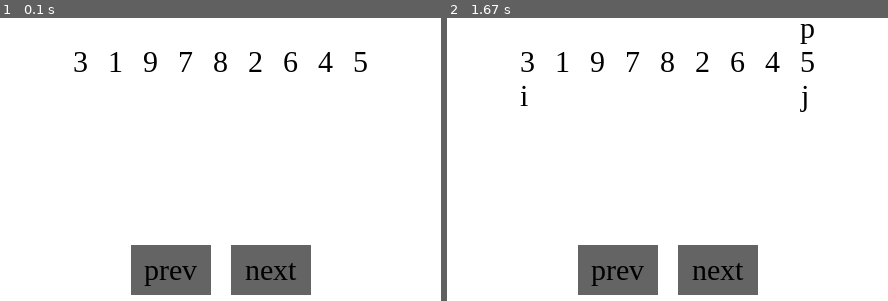
Above: before the commit, frames 1-2 (left to right).
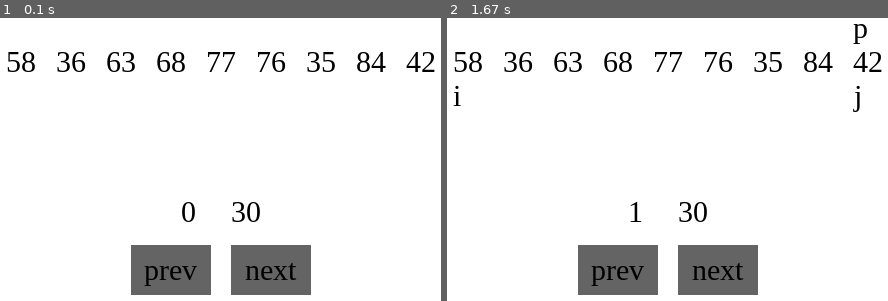
Above: after the commit, the same moments.

Repository: artialpha/Presenting-sorting
Game: pygame game, started from main.py
Same seed, same stepped clock (60 frames per second), same inputs: the game is played once before the commit and once after it.
Inputs:
- Up to frame 1 (0.1 s): no input
- Up to frame 2 (1.67 s): click "next" at 0.38 s

The runs differ from the first frame. In frame 1, 2.6% of the frame differs, in the area x 1-99%, y 12-73%; in frame 2, 2.9%, in the area x 1-99%, y 2-73%.

Commit message:
I display a counter of the steps and a maximum number of the steps

Diff:
--- a/Window/ListToDraw.py
+++ b/Window/AlgsDraw/ListDraw.py
@@ -1,19 +1,13 @@
 import math
-import time
-
 from Window.DrawObject import DrawObject
-from Window.Algs.QuickSortStepContainer import QuickSortStepContainer
-import copy
 
 
-class ListToDraw(DrawObject):
+class ListDraw(DrawObject):
+
     def __init__(self, lst, window, x, y):
         super().__init__(x=x, y=y, window=window)
         self.lst = lst
         self.list_display = None
-
-        self.quick_sort_data = QuickSortStepContainer(copy.copy(lst))
-        self.quick_sort_data.prepare_steps()
         self.step_counter = 0
 
         number_of_digits = int(math.log10(max(lst)))+1
@@ -24,7 +18,6 @@
         # print(self.size_of_number, 'self.size_of_number')
         self.space_for_number = self.size_of_number + self.padding
         # print(self.space_for_number, 'self.space_for_number')
-        self.cords = [100, 50]
         self.prepare_list_display()
         print(self.list_display)
 
--- /dev/null
+++ b/Window/AlgsDraw/QuickListDraw.py
@@ -0,0 +1,109 @@
+import math
+from Window.DrawObject import DrawObject
+from Window.Algs.QuickSortStepContainer import QuickSortStepContainer
+from Window.Text import Text
+from Window.AlgsDraw.ListDraw import ListDraw
+import copy
+
+
+class QuickListDraw(ListDraw):
+    def __init__(self, lst, window, x, y):
+        super().__init__(lst=lst, x=x, y=y, window=window)
+
+        self.quick_sort_data = QuickSortStepContainer(copy.copy(lst))
+        self.quick_sort_data.prepare_steps()
+        self.left_index = None
+        self.right_index = None
+        self.pivot_index = None
+
+    def draw(self):
+        super(QuickListDraw, self).draw()
+        if self.left_index:
+            self.left_index.draw()
+            self.right_index.draw()
+            self.pivot_index.draw()
+
+    def button_clicked(self, prev=False):
+        qs_data = self.quick_sort_data
+        if 0 <= self.step_counter <= len(qs_data.steps):
+            if prev:
+                self.step_counter -= 1
+                qs_data.step_back(self.step_counter)
+            step = qs_data[self.step_counter]
+            method = step[0]
+            arguments = step[1]
+            # make this step in a container
+            if not prev:
+                method(self.step_counter)
+
+            if arguments[0] == 'left':
+                self.move_index(self.left_index, prev)
+            elif arguments[0] == 'right':
+                self.move_index(self.right_index, prev)
+            elif arguments[0] == 'left-right' or arguments[0] == 'right-pivot':
+                self.swap_values()
+            else:
+                if self.left_index:
+                    self.draw_indexes(self.left_index, self.right_index, self.pivot_index, prev)
+                else:
+                    self.left_index, self.right_index, self.pivot_index = self.draw_indexes(prev)
+                    print(self.left_index, self.right_index, self.pivot_index)
+            if not prev:
+                self.step_counter += 1
+
+    def move_index(self, index_to_move, prev=False):
+        digit_x_size = self.size_of_number
+        padding = self.padding
+
+        steps = self.quick_sort_data
+        arguments = steps[self.step_counter][1]
+        index, movement = arguments
+
+        movement = -movement if prev else movement
+
+        index_to_move.x += (digit_x_size+padding) * movement
+
+    def swap_values(self):
+        step = self.quick_sort_data[self.step_counter]
+        left_index = self.quick_sort_data.left_index
+        right_index = self.quick_sort_data.right_index
+        pivot_index = self.quick_sort_data.pivot_index
+
+        lst = self.list_display
+
+        if step[1][0] == 'left-right':
+            lst[left_index][0], lst[right_index][0] = lst[right_index][0], lst[left_index][0]
+        else:
+            lst[pivot_index][0], lst[right_index][0] = lst[right_index][0], lst[pivot_index][0]
+
+    def draw_indexes(self,  left_index=None, right_index=None, pivot_index=None, prev=False):
+        digit_y_size = self.size_of_digit_y
+
+        step = self.quick_sort_data[self.step_counter]
+
+        print(step[1][0], 'next')
+        print(step[1][1], 'prev')
+        # indexes
+        if prev:
+            left, right, pivot = step[1][1]
+        else:
+            left, right, pivot = step[1][0]
+
+        # take tuple which consists of information value + position
+        left_number = self[left]
+        right_number = self[right]
+        pivot_number = self[pivot]
+
+        left_x, left_y = left_number[1]
+        right_x, right_y = right_number[1]
+        pivot_x, pivot_y = pivot_number[1]
+
+        if left_index:
+            left_index.x, left_index.y = left_x, left_y + digit_y_size
+            right_index.x, right_index.y = right_x, right_y + digit_y_size
+            pivot_index.x, pivot_index.y = pivot_x, pivot_y - digit_y_size
+        else:
+            left_index = Text(self.window, left_x, left_y + digit_y_size, 'i')
+            right_index = Text(self.window, right_x, right_y + digit_y_size, 'j')
+            pivot_index = Text(self.window, pivot_x, pivot_y - digit_y_size, 'p')
+            return left_index, right_index, pivot_index
--- a/Window/Button.py
+++ b/Window/Button.py
@@ -4,7 +4,7 @@
 
 class Button(DrawObject):
 
-    def __init__(self, width, height, x, y, text, window):
+    def __init__(self, window, x, y, width, height, text):
         super().__init__(window, x, y, width, height)
         self.text = self.FONT.render(str(text), True, self.BLACK)
         self.window = window
--- a/Window/Draw.py
+++ b/Window/Draw.py
@@ -1,9 +1,8 @@
 import pygame
 import random
-from Window.ListToDraw import ListToDraw
+from Window.AlgsDraw.QuickListDraw import QuickListDraw
 from Window.Button import Button
-from Window.Letter import Letter
-from Window.Edge import Edge
+from Window.Text import Text
 
 
 class Draw:
@@ -20,24 +19,33 @@
         self.draw_window()
 
         # list of random numbers
-        #lst = random.sample(range(10, 100), 9)
-        lst = [3, 1, 9, 7, 8, 2, 6, 4, 5]
+        lst = random.sample(range(10, 100), 9)
+        # lst = [3, 1, 9, 7, 8, 2, 6, 4, 5]
         print(lst)
-        self.list_draw = ListToDraw(lst, self.window, self.width / 2, self.height / 4)
+        self.list_draw = QuickListDraw(lst, self.window, self.width / 2, self.height / 4)
         self.elements.append(self.list_draw)
 
         # Buttons
-        self.padding_button = 10
-        self.button_next = Button(width=80, height=50, x=self.width/2 + self.padding_button, y=self.height*(3/4),
-                                  text="next", window=self.window)
-        self.button_prev = Button(width=80, height=50, x=self.width/2-80 - self.padding_button, y=self.height*(3/4),
-                                  text="prev", window=self.window)
+        width = 80
+        height = 50
+        x = self.width/2
+        y = self.height*(3/4)
+        padding = 10
+        self.button_prev = Button(self.window, x-width-padding, y, width, height, "prev")
+        self.button_next = Button(self.window, x+padding, y, width, height, "next")
         self.elements.append(self.button_next)
         self.elements.append(self.button_prev)
 
-        self.left_index = None
-        self.right_index = None
-        self.pivot_index = None
+        # Counter of steps
+        x = (self.width/2)
+        y = self.height*(3/4)-50
+        padding = 10
+        self.max_steps = Text(self.window, x + padding, y, str(len(self.list_draw.quick_sort_data.steps)))
+        max_steps_width = self.max_steps.text.get_size()[0]
+        self.current_number = Text(self.window, x - max_steps_width - padding, y, '0')
+
+        self.elements.append(self.current_number)
+        self.elements.append(self.max_steps)
 
     def draw_window(self):
         self.window = pygame.display.set_mode((self.width, self.height))
@@ -47,90 +55,10 @@
         for x in self.elements:
             x.draw()
 
-    def button_clicked(self, prev=False):
-        qs_data = self.list_draw.quick_sort_data
-        if 0 <= self.list_draw.step_counter <= len(qs_data.steps):
-            if prev:
-                self.list_draw.step_counter -= 1
-                qs_data.step_back(self.list_draw.step_counter)
-            step = qs_data[self.list_draw.step_counter]
-            method = step[0]
-            arguments = step[1]
-            # make this step in a container
-            if not prev:
-                method(self.list_draw.step_counter)
+    def click(self, prev=False):
+        self.list_draw.button_clicked(prev)
+        self.current_number.text = self.list_draw.step_counter
 
-            if arguments[0] == 'left' or arguments[0] == 'right':
-                self.move_index(prev)
-            elif arguments[0] == 'left-right' or arguments[0] == 'right-pivot':
-                self.swap_values()
-            else:
-                self.draw_indexes(prev)
-
-            if not prev:
-                self.list_draw.step_counter += 1
-
-    def move_index(self, prev=False):
-        digit_x_size = self.list_draw.size_of_number
-        padding = self.list_draw.padding
-
-        steps = self.list_draw.quick_sort_data
-        arguments = steps[self.list_draw.step_counter][1]
-        index, movement = arguments
-
-        movement = -movement if prev else movement
-
-        if index == 'left':
-            self.left_index.x += (digit_x_size+padding) * movement
-        else:
-            self.right_index.x += (digit_x_size+padding) * movement
-
-    def swap_values(self):
-        step = self.list_draw.quick_sort_data[self.list_draw.step_counter]
-        left_index = self.list_draw.quick_sort_data.left_index
-        right_index = self.list_draw.quick_sort_data.right_index
-        pivot_index = self.list_draw.quick_sort_data.pivot_index
-
-        lst = self.list_draw.list_display
-
-        if step[1][0] == 'left-right':
-            lst[left_index][0], lst[right_index][0] = lst[right_index][0], lst[left_index][0]
-        else:
-            lst[pivot_index][0], lst[right_index][0] = lst[right_index][0], lst[pivot_index][0]
-
-    def draw_indexes(self, prev=False):
-        digit_y_size = self.list_draw.size_of_digit_y
-
-        step = self.list_draw.quick_sort_data[self.list_draw.step_counter]
-
-        print(step[1][0], 'next')
-        print(step[1][1], 'prev')
-        # indexes
-        if prev:
-            left, right, pivot = step[1][1]
-        else:
-            left, right, pivot = step[1][0]
-
-        # take tuple which consists of information value + position
-        left_number = self.list_draw[left]
-        right_number = self.list_draw[right]
-        pivot_number = self.list_draw[pivot]
-
-        left_x, left_y = left_number[1]
-        right_x, right_y = right_number[1]
-        pivot_x, pivot_y = pivot_number[1]
-
-        if self.left_index:
-            self.left_index.x, self.left_index.y = left_x, left_y + digit_y_size
-            self.right_index.x, self.right_index.y = right_x, right_y + digit_y_size
-            self.pivot_index.x, self.pivot_index.y = pivot_x, pivot_y - digit_y_size
-        else:
-            self.left_index = Letter(self.window, left_x, left_y + digit_y_size, 'i')
-            self.right_index = Letter(self.window, right_x, right_y + digit_y_size, 'j')
-            self.pivot_index = Letter(self.window, pivot_x, pivot_y - digit_y_size, 'p')
-            self.elements.append(self.left_index)
-            self.elements.append(self.right_index)
-            self.elements.append(self.pivot_index)
 
 '''
     def move(self, dt, fps, velocity):
--- a/Window/Letter.py
+++ /dev/null
@@ -1,11 +0,0 @@
-from Window.DrawObject import DrawObject
-
-
-class Letter(DrawObject):
-
-    def __init__(self, window, x, y, letter):
-        super().__init__(window, x, y)
-        self.letter = self.FONT.render(letter, True, self.BLACK)
-
-    def draw(self):
-        self.window.blit(self.letter, [self.x, self.y])
--- /dev/null
+++ b/Window/Text.py
@@ -0,0 +1,23 @@
+from Window.DrawObject import DrawObject
+
+
+class Text(DrawObject):
+
+    def __init__(self, window, x, y, text):
+        super().__init__(window, x, y)
+        self.text = text
+        print(self.text)
+
+    def __setattr__(self, att, value):
+        if isinstance(value, str):
+            self.__dict__[att] = self.FONT.render(value, True, self.BLACK)
+        elif isinstance(value, int):
+            self.__dict__[att] = self.FONT.render(str(value), True, self.BLACK)
+        else:
+            self.__dict__[att] = value
+
+    def get_size_text(self):
+        return self.FONT.size(self.text)
+
+    def draw(self):
+        self.window.blit(self.text, [self.x, self.y])
--- a/main.py
+++ b/main.py
@@ -34,23 +34,18 @@
         for event in pygame.event.get():
             if event.type == pygame.QUIT:
                 run = False
-            elif event.type == pygame.KEYDOWN:
-                if event.key == pygame.K_UP:
-                    print("click!!!!!!!!!!!!!!!!!!!!!!!!!!!!")
-                    draw.move(dt, fps, velocity)
+
             elif event.type == pygame.MOUSEBUTTONDOWN:
                 if event.button == 1:
                     # Use event.pos or pg.mouse.get_pos().
-                    print(draw.list_draw.step_counter, 'before')
+
                     if draw.button_next.rect.collidepoint(event.pos):
                         if draw.list_draw.step_counter < len(draw.list_draw.quick_sort_data.steps):
-                            draw.button_clicked()
+                            draw.click()
 
                     if draw.button_prev.rect.collidepoint(event.pos):
                         if 1 < draw.list_draw.step_counter:
-                            draw.button_clicked(True)
-                    print(draw.list_draw.step_counter, 'after')
-
+                            draw.click(True)
 
 
 if __name__ == "__main__":
